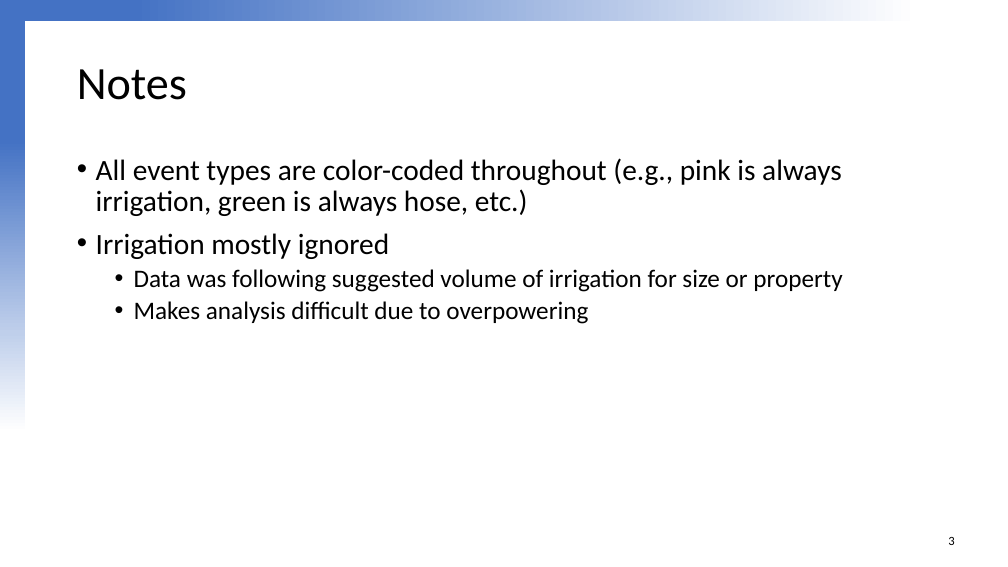
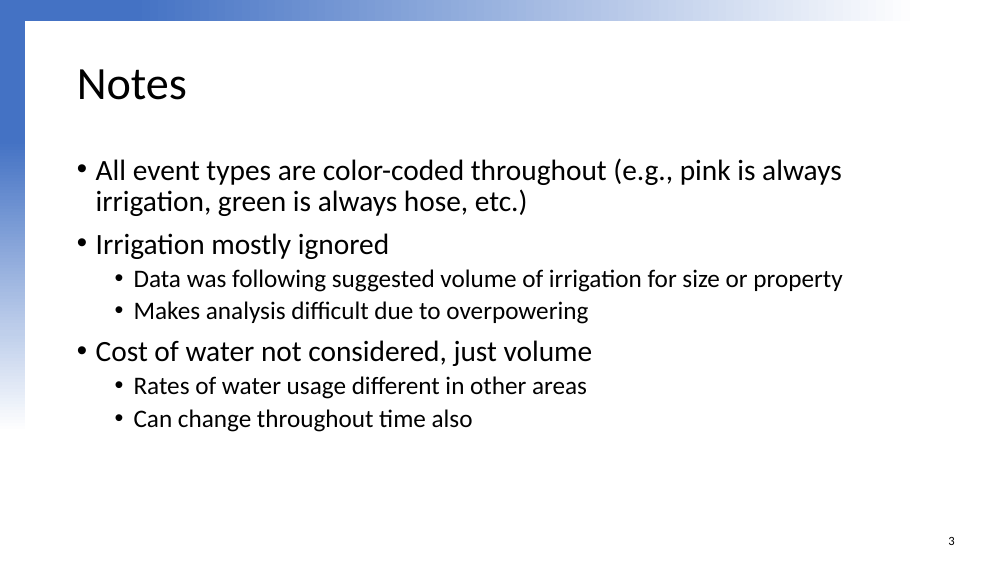
Before and after one commit to jesserowles/Data_Visualization_Challenge_2020, a slide deck: slide 3 of Data Visualization Challenge for Pres 2020 JLR.pptx. Drawn at 1008x567 pixels with LibreOffice and Linux fonts; fonts in the diff are those of the drawing; background and template pictures are left out. Boxes give left, top, right and bottom in pixels: in the first picture for what was removed or moved away, otherwise in the second. Text is boxed around its words. In the diff, an @@ line names an element or a change of style, - is before the commit and + after.

Commit message:
added presentation version of powerpoint (less text)

```diff
--- a/Data Visualization Challenge for Pres 2020 JLR.pptx
+++ b/Data Visualization Challenge for Pres 2020 JLR.pptx
@@ text at <box>96,340,593,432</box>: paragraphs added @@
+• Cost of water not considered, just volume
+  • Rates of water usage different in other areas
+  • Can change throughout time also
```
Also in this commit, not shown: 3 other slides changed.
